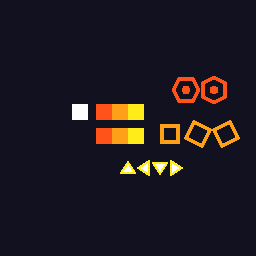
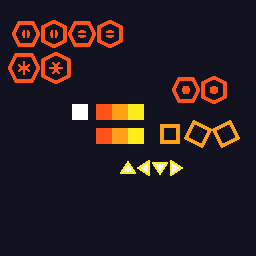
Before/after of a 256 × 256 layered artwork. What changed in the layer stack:
added layer "Layer 4" above "Layer 3" over box(8, 20, 123, 84)
